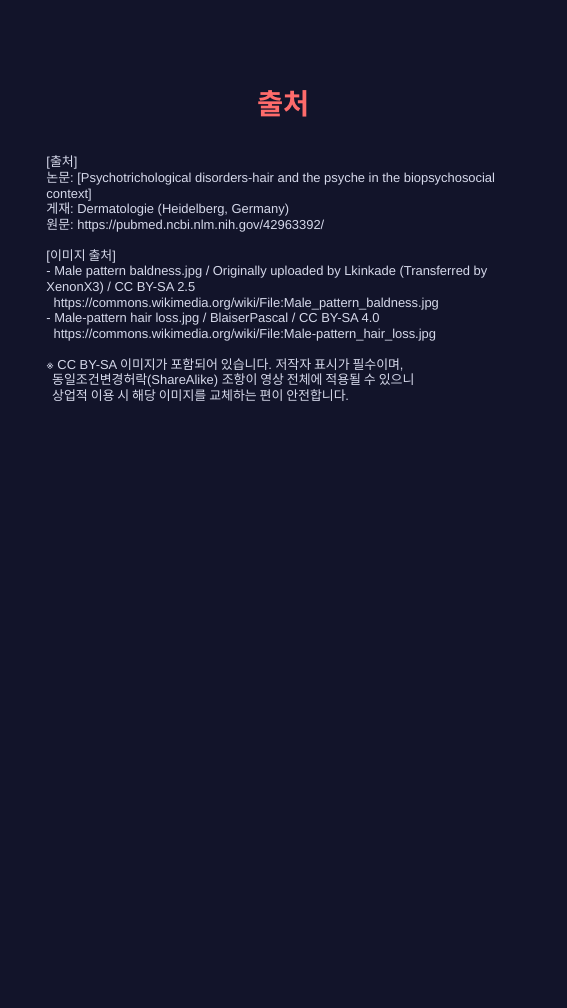
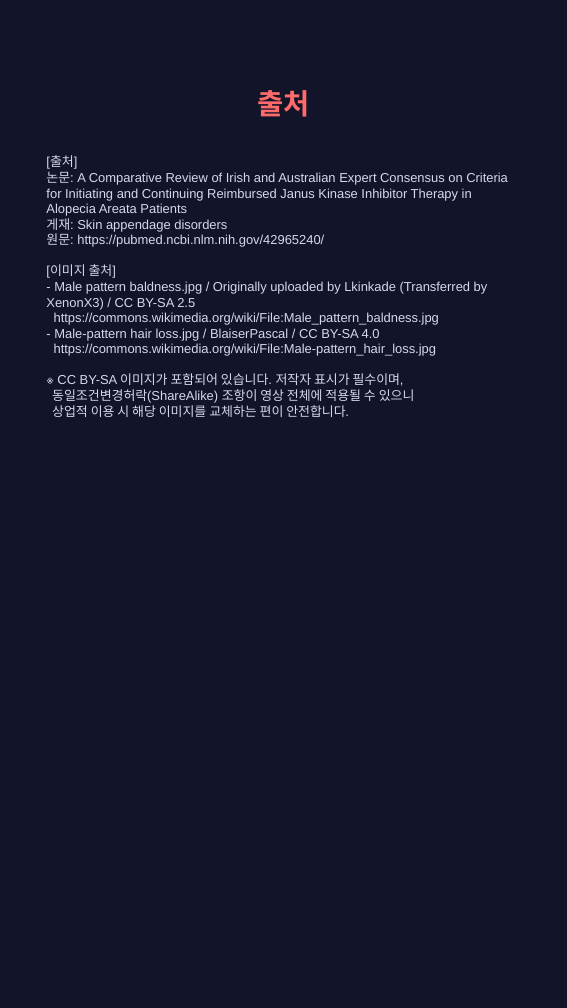
Before and after one commit to hyokang2010-BJ-ANTH/product-builder-test, a slide deck: slide 9 of pwa/data/latest/slides.pptx (slide 10 before the commit). Drawn at 567x1008 pixels with LibreOffice and Linux fonts; fonts in the diff are those of the drawing. Boxes give left, top, right and bottom in pixels: in the first picture for what was removed or moved away, otherwise in the second. Text is boxed around its words. In the diff, an @@ line names an element or a change of style, - is before the commit and + after.

```diff
--- a/pwa/data/latest/slides.pptx
+++ b/pwa/data/latest/slides.pptx
@@ text at [46,156,508,417]: text changed @@
-[출처]
-논문: [Psychotrichological disorders-hair and the psyche in the biopsychosocial context]
-게재: Dermatologie (Heidelberg, Germany)
-원문: https://pubmed.ncbi.nlm.nih.gov/42963392/
-[이미지 출처]
-- Male pattern baldness.jpg / Originally uploaded by Lkinkade (Transferred by XenonX3) / CC BY-SA 2.5
-https://commons.wikimedia.org/wiki/File:Male_pattern_baldness.jpg
-- Male-pattern hair loss.jpg / BlaiserPascal / CC BY-SA 4.0
-https://commons.wikimedia.org/wiki/File:Male-pattern_hair_loss.jpg
-※ CC BY-SA 이미지가 포함되어 있습니다. 저작자 표시가 필수이며,
-동일조건변경허락(ShareAlike) 조항이 영상 전체에 적용될 수 있으니
-상업적 이용 시 해당 이미지를 교체하는 편이 안전합니다.
+[출처]
+논문: A Comparative Review of Irish and Australian Expert Consensus on Criteria for Initiating and Continuing Reimbursed Janus Kinase Inhibitor Therapy in Alopecia Areata Patients
+게재: Skin appendage disorders
+원문: https://pubmed.ncbi.nlm.nih.gov/42965240/
+[이미지 출처]
+- Male pattern baldness.jpg / Originally uploaded by Lkinkade (Transferred by XenonX3) / CC BY-SA 2.5
+https://commons.wikimedia.org/wiki/File:Male_pattern_baldness.jpg
+- Male-pattern hair loss.jpg / BlaiserPascal / CC BY-SA 4.0
+https://commons.wikimedia.org/wiki/File:Male-pattern_hair_loss.jpg
+※ CC BY-SA 이미지가 포함되어 있습니다. 저작자 표시가 필수이며,
+동일조건변경허락(ShareAlike) 조항이 영상 전체에 적용될 수 있으니
+상업적 이용 시 해당 이미지를 교체하는 편이 안전합니다.
```
Also in this commit, not shown: 1 other slide changed, 5 slides added, 6 slides removed, 26 other files.
